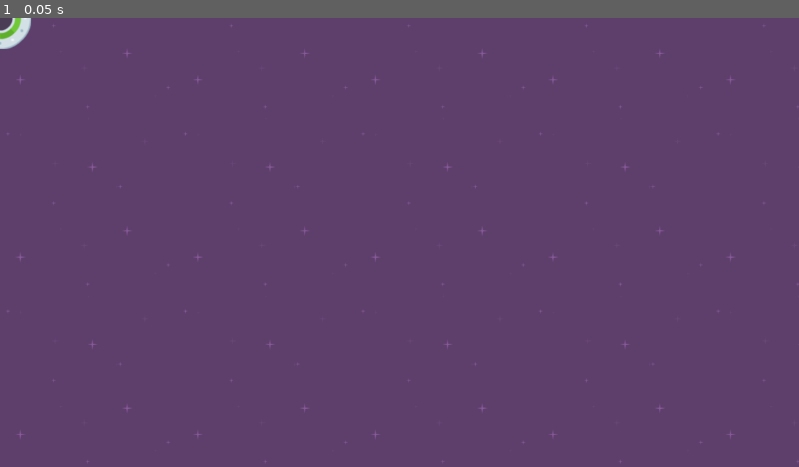
Above: before the commit, frame 1.
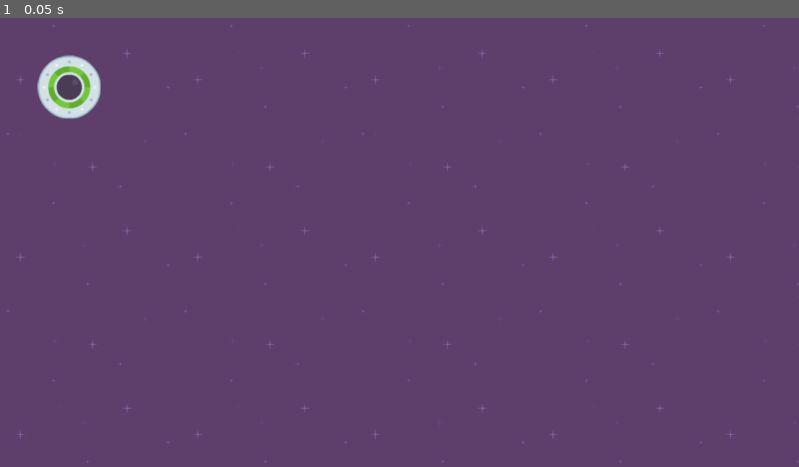
Above: after the commit, the same moment.

Repository: DerenB/godot-tutorial-projects
Game: Godot game, scene res://level_1.tscn
Same seed, same stepped clock (60 frames per second), same inputs: the game is played once before the commit and once after it.
Inputs:
- Up to frame 1 (0.05 s): no input

The runs differ from the first frame. In frame 1, 1.0% of the frame differs, in the area x 0-13%, y 0-23%.

Commit message:
Update level_1.tscn

Diff:
--- a/2D-Tutorials/01-SpeedySaucer/level_1.tscn
+++ b/2D-Tutorials/01-SpeedySaucer/level_1.tscn
@@ -12,3 +12,4 @@
 stretch_mode = 1
 
 [node name="Player" parent="." instance=ExtResource("2_2036u")]
+position = Vector2(100, 100)
